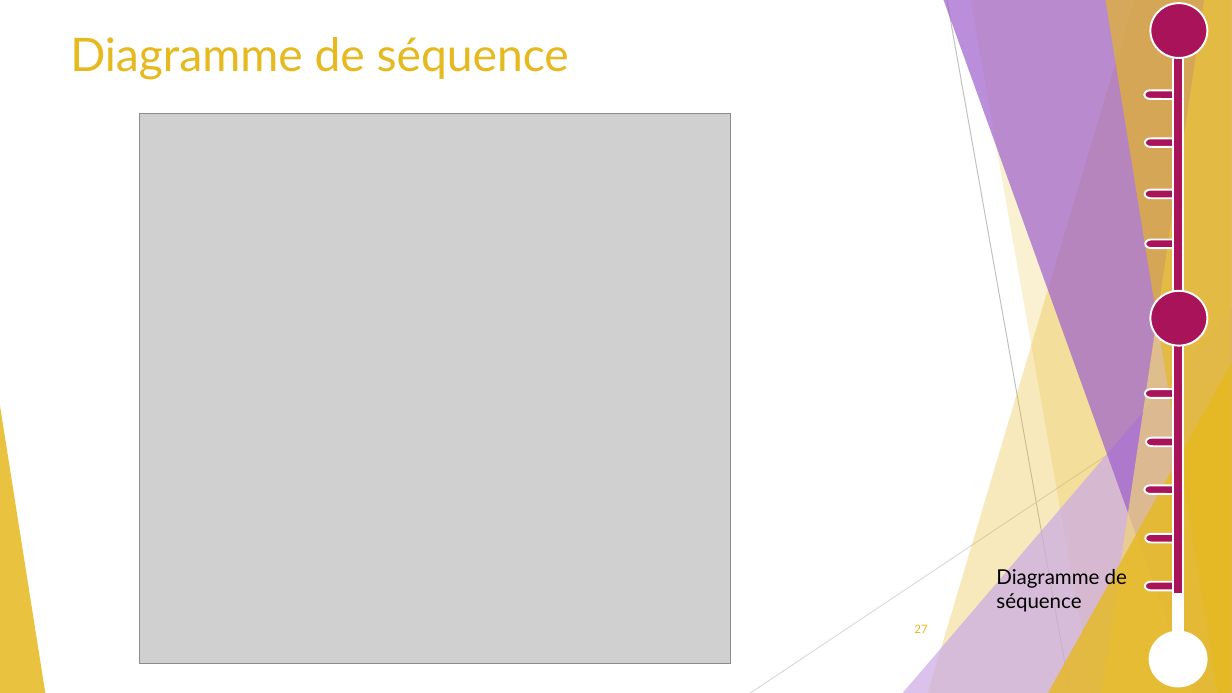
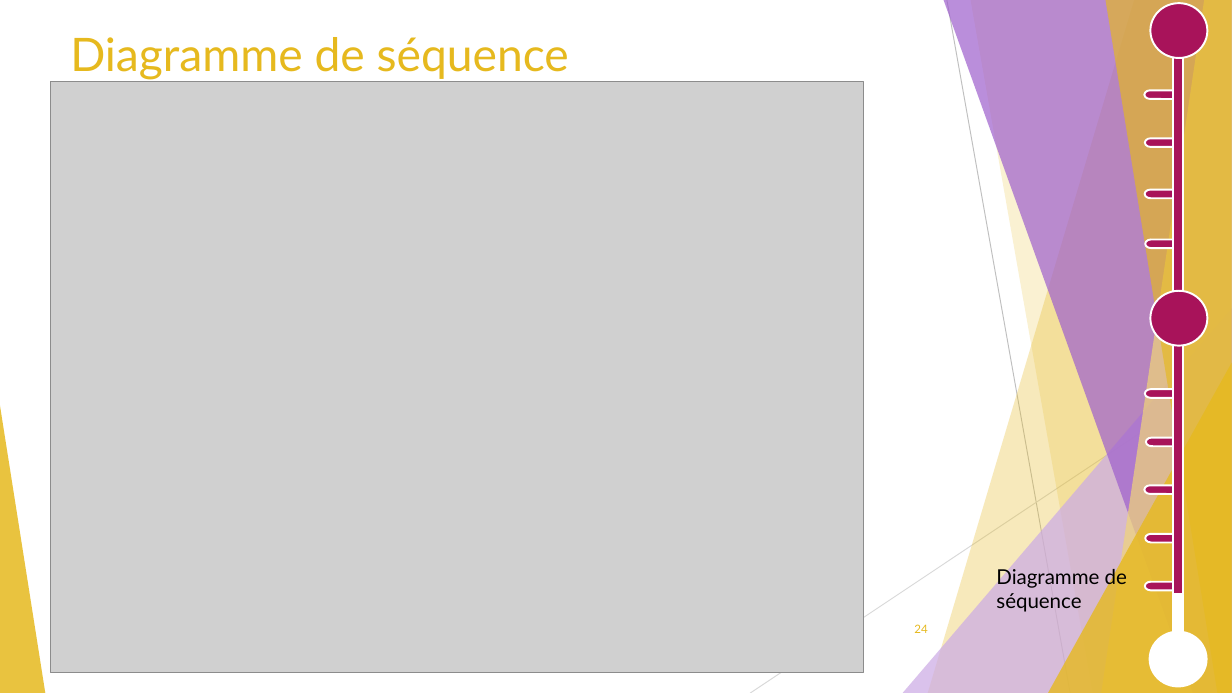
Before and after one commit to GuiguiMvn/Systeme-Escape-Game-Telethon, a slide deck: slide 24 of Cyril/Diapositives/Projet Théléton REVUE 2.pptx (slide 27 before the commit). Drawn at 1232x693 pixels with LibreOffice and Linux fonts; fonts in the diff are those of the drawing; grey boxes stand for pictures. Boxes give left, top, right and bottom in pixels: in the first picture for what was removed or moved away, otherwise in the second. Text is boxed around its words. In the diff, an @@ line names an element or a change of style, - is before the commit and + after.

Commit message:
Maj diapo et diagramme de séquence

```diff
--- a/Cyril/Diapositives/Projet Théléton REVUE 2.pptx
+++ b/Cyril/Diapositives/Projet Théléton REVUE 2.pptx
@@ picture: place and size @@
-picture at (140,114,730,664)
+picture at (51,81,863,673)
@@ page number at (914,624,927,633): text changed @@
-27
+24
```
Also in this commit, not shown: 15 other slides changed, 3 slides removed, 3 other files.
